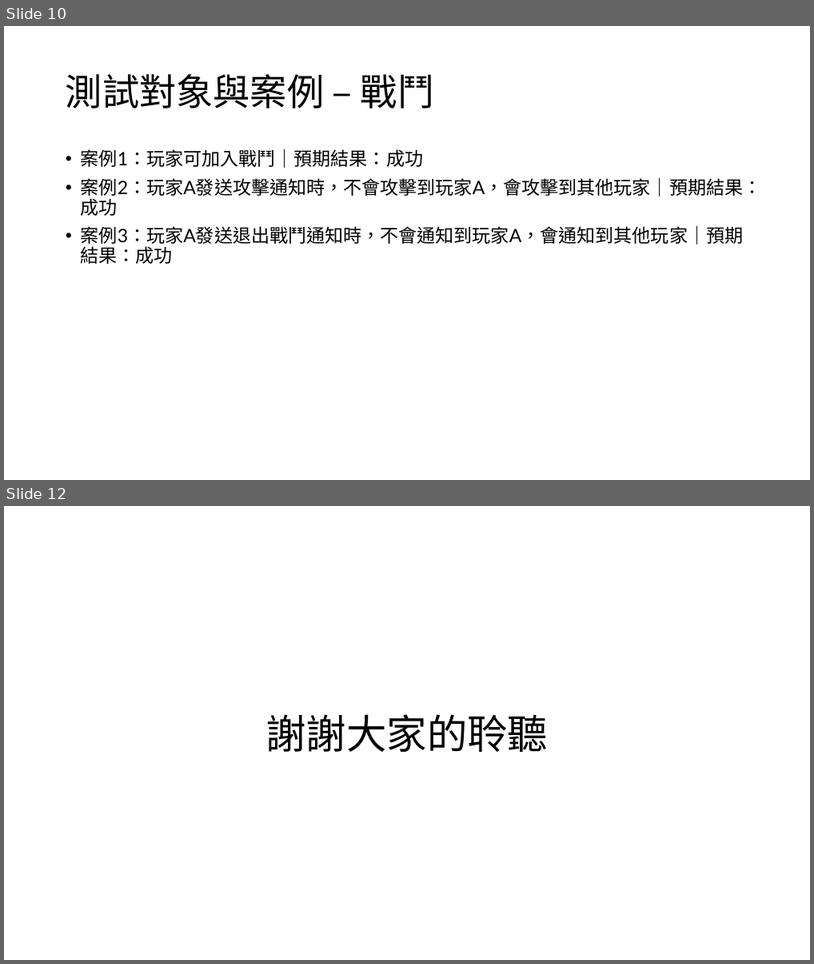
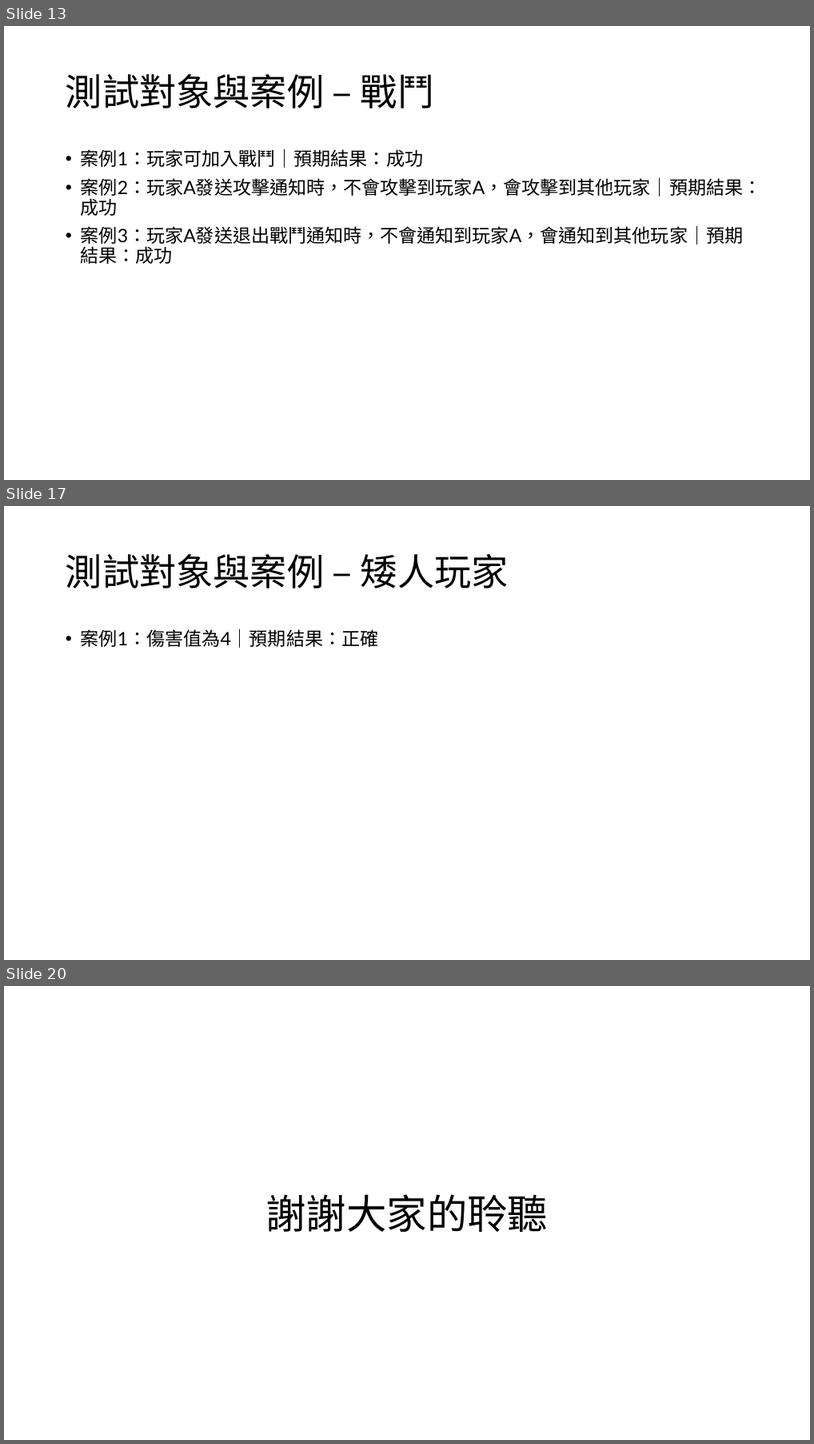
Before and after one commit to i39u65f51q/java-design-pattern, a slide deck: 軟體驗證簡報.pptx. Shown one above the other, each under a label of ours: slides 10 and 12 before the commit, slides 13, 17 and 20 after it; the slides between them are not shown. The pictures are 814x964 and 814x1444 pixels, drawn with LibreOffice and Linux fonts; fonts in the diff are those of the drawing. Boxes give left, top, right and bottom in pixels: in the first picture for what was removed or moved away, otherwise in the second. Text is boxed around its words. In the diff, an @@ line names an element or a change of style, - is before the commit and + after.

```diff
--- a/軟體驗證簡報.pptx
+++ b/軟體驗證簡報.pptx
@@ slide 17 added at bbox=[4, 506, 810, 960], background #FFFFFF @@
@@ title added at bbox=[66, 554, 509, 588], 44 pt, text #000000 @@
+測試對象與案例 – 矮人玩家
@@ text added at bbox=[81, 628, 379, 648], 22 pt, text #000000 @@
+• 案例1：傷害值為4｜預期結果：正確
@@ what was slide 10 is now slide 13 @@
@@ what was slide 12 is now slide 20 @@
```
Also in this commit, not shown: 5 slides changed, 7 other slides added.
